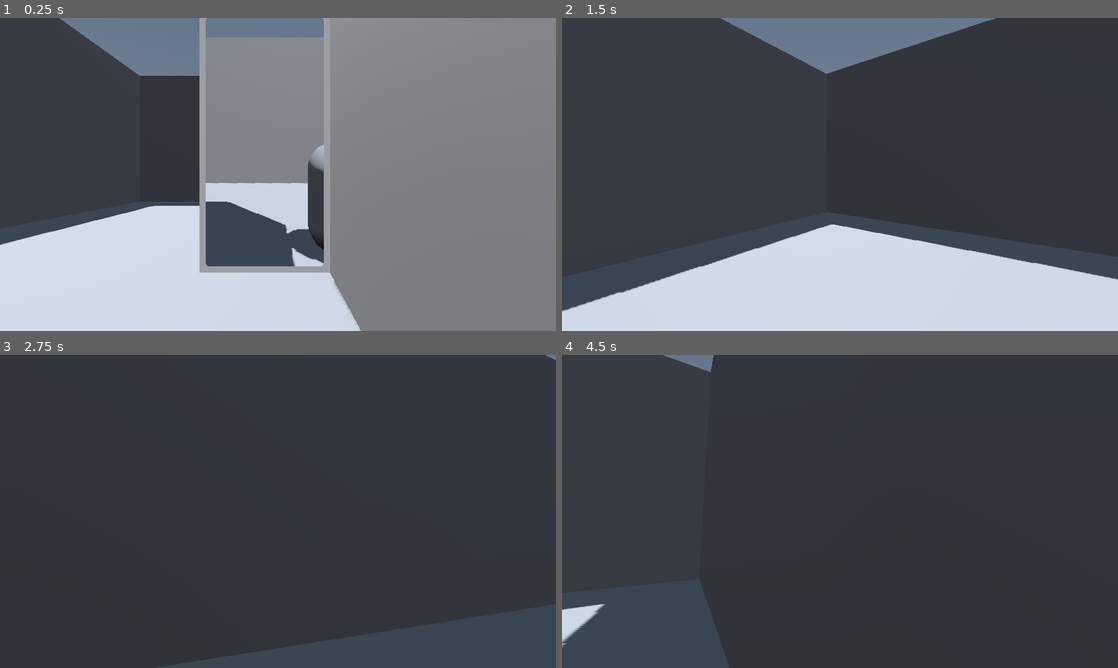
Above: before the commit, frames 1-4 (two rows, left to right).
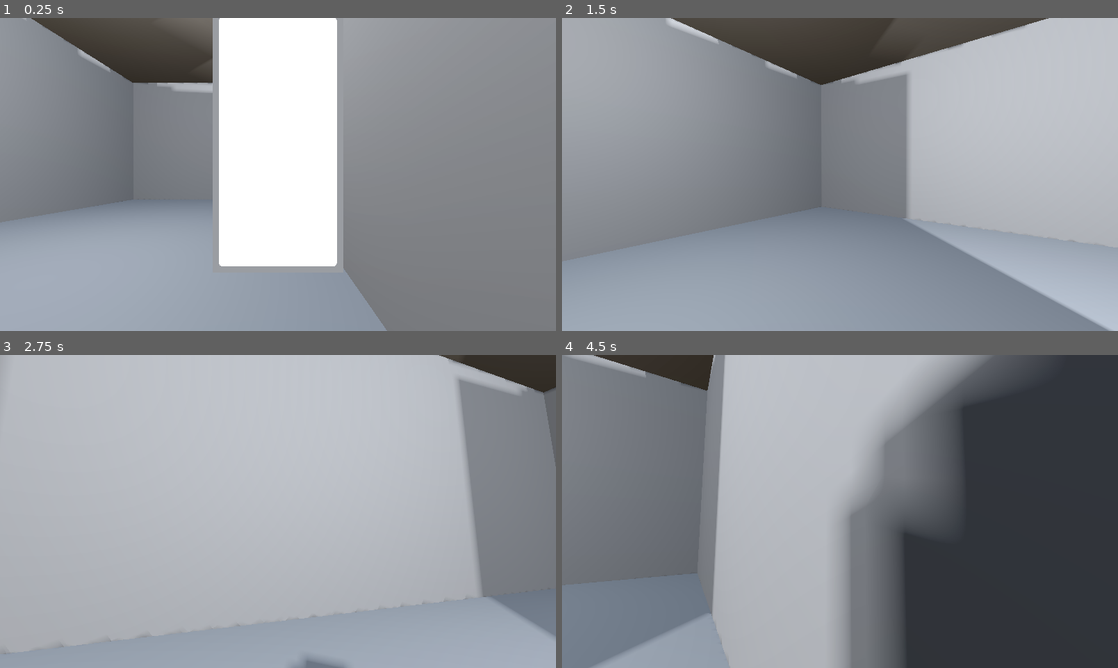
Above: after the commit, the same moments.

Repository: brenioks/portals
Game: Godot game, scene res://assets/levels/lvl1.tscn
The game is run twice, just before and just after one commit, with the same random seed, the same clock (stepped at 60 frames per second) and the same inputs.
Inputs (mouse positions are in pixels of both pictures, inside the frame that each line leads up to):
- Up to frame 1 (0.25 s): no input
- Up to frame 2 (1.5 s): tap Enter at 0.5 s; move the mouse to (867, 174) at 0.52 s; hold W (forward) from 0.53 s (still down); tap Space (jump) at 0.77 s; move the mouse to (812, 174) at 1.27 s
- Up to frame 3 (2.75 s): keep holding W (forward); tap Space (jump) at 1.52 s; move the mouse to (289, 505) at 2.02 s
- Up to frame 4 (4.5 s): keep holding W (forward); move the mouse to (834, 517) at 2.77 s; tap Space (jump) at 3.02, 3.77 s; move the mouse to (878, 514) at 3.52 s; move the mouse to (795, 508) at 4.27 s

The runs differ from the first frame. In frame 1, 60% of the frame differs, in the area x 0-70%, y 0-100%; in frame 2, 97%; in frame 3, 99%, in the area x 0-100%, y 0-100%; in frame 4, 67%.

Commit message:
Map enhacement
Enhanced the test map by using only one node
Made the portals actually show what the opposite is seeing

Diff:
--- a/assets/levels/lvl1.tscn
+++ b/assets/levels/lvl1.tscn
@@ -23,7 +23,7 @@
 glow_enabled = true
 
 [sub_resource type="ViewportTexture" id="ViewportTexture_f2nbl"]
-viewport_path = NodePath("SubViewport")
+viewport_path = NodePath("/root/@EditorNode@17122/@Panel@13/@VBoxContainer@14/@HSplitContainer@17/@HSplitContainer@25/@HSplitContainer@33/@VBoxContainer@34/@VSplitContainer@36/@VSplitContainer@61/@VBoxContainer@62/@PanelContainer@109/MainScreen/@CanvasItemEditor@9461/@VSplitContainer@9280/@HSplitContainer@9282/@HSplitContainer@9284/@Control@9285/@SubViewportContainer@9286/@SubViewport@9287/World/PORTALS/PortalA/SubViewport")
 
 [sub_resource type="AnimatedTexture" id="AnimatedTexture_30bv6"]
 frames = 4
@@ -64,7 +64,7 @@
 point_size = 13.9
 
 [sub_resource type="ViewportTexture" id="ViewportTexture_5uml2"]
-viewport_path = NodePath("SubViewport")
+viewport_path = NodePath("/root/@EditorNode@17122/@Panel@13/@VBoxContainer@14/@HSplitContainer@17/@HSplitContainer@25/@HSplitContainer@33/@VBoxContainer@34/@VSplitContainer@36/@VSplitContainer@61/@VBoxContainer@62/@PanelContainer@109/MainScreen/@CanvasItemEditor@9461/@VSplitContainer@9280/@HSplitContainer@9282/@HSplitContainer@9284/@Control@9285/@SubViewportContainer@9286/@SubViewport@9287/World/PORTALS/PortalB/SubViewport")
 
 [sub_resource type="StandardMaterial3D" id="StandardMaterial3D_weyux"]
 resource_local_to_scene = true
@@ -104,44 +104,35 @@
 
 [node name="Ilumination" type="Node" parent="ENVIRONMENT"]
 
-[node name="DirectionalLight3D" type="DirectionalLight3D" parent="ENVIRONMENT/Ilumination"]
-transform = Transform3D(0.707107, -0.664463, 0.241845, 0, 0.34202, 0.939693, -0.707107, -0.664463, 0.241845, 0, 0, 0)
-shadow_enabled = true
-
 [node name="WorldEnvironment" type="WorldEnvironment" parent="ENVIRONMENT/Ilumination"]
 environment = SubResource("Environment_mfp7y")
 
+[node name="OmniLight3D" type="OmniLight3D" parent="ENVIRONMENT/Ilumination"]
+transform = Transform3D(0.645218, 0, 0.763999, 0, 1, 0, -0.763999, 0, 0.645218, 5, 5.6, 0)
+light_energy = 2.616
+shadow_enabled = true
+omni_range = 34.342
+
+[node name="OmniLight3D2" type="OmniLight3D" parent="ENVIRONMENT/Ilumination"]
+transform = Transform3D(0.645218, 0, 0.763999, 0, 1, 0, -0.763999, 0, 0.645218, -4.7, 5.6, 0)
+light_energy = 2.616
+shadow_enabled = true
+omni_range = 34.342
+
 [node name="Map" type="Node" parent="ENVIRONMENT"]
 
-[node name="CSGBox3D" type="CSGBox3D" parent="ENVIRONMENT/Map"]
-transform = Transform3D(1, 0, 0, 0, 1, 0, 0, 0, 1, 0, -0.5, 0)
+[node name="CSGBox3D2" type="CSGBox3D" parent="ENVIRONMENT/Map"]
+transform = Transform3D(1, 0, 0, 0, 1, 0, 0, 0, 1, 0, 3.5, 0)
+cast_shadow = 2
 use_collision = true
-size = Vector3(20, 1, 20)
-
-[node name="CSGBox3D4" type="CSGBox3D" parent="ENVIRONMENT/Map"]
-transform = Transform3D(1, 0, 0, 0, 1, 0, 0, 0, 1, 0, 3.5, -9.5)
+flip_faces = true
+size = Vector3(20, 7, 20)
+metadata/_edit_lock_ = true
+
+[node name="CSGBox3D6" type="CSGBox3D" parent="ENVIRONMENT/Map"]
+transform = Transform3D(1, 0, 0, 0, 1, 0, 0, 0, 1, 0, 3, 0)
 use_collision = true
-size = Vector3(18, 7, 1)
-
-[node name="CSGBox3D5" type="CSGBox3D" parent="ENVIRONMENT/Map"]
-transform = Transform3D(1, 0, 0, 0, 1, 0, 0, 0, 1, 0, 3.5, 9.5)
-use_collision = true
-size = Vector3(18, 7, 1)
-
-[node name="CSGBox3D2" type="CSGBox3D" parent="ENVIRONMENT/Map"]
-transform = Transform3D(1, 0, 0, 0, 1, 0, 0, 0, 1, -9.5, 3.5, 0)
-use_collision = true
-size = Vector3(1, 7, 20)
-
-[node name="CSGBox3D3" type="CSGBox3D" parent="ENVIRONMENT/Map"]
-transform = Transform3D(1, 0, 0, 0, 1, 0, 0, 0, 1, 9.5, 3.5, 0)
-use_collision = true
-size = Vector3(1, 7, 20)
-
-[node name="CSGBox3D6" type="CSGBox3D" parent="ENVIRONMENT/Map"]
-transform = Transform3D(1, 0, 0, 0, 1, 0, 0, 0, 1, 0, 3.5, 0)
-use_collision = true
-size = Vector3(1, 7, 9)
+size = Vector3(0.5, 6, 9)
 
 [node name="PORTALS" type="Node" parent="."]
 script = ExtResource("1_0t7j2")
@@ -151,17 +142,25 @@
 transform = Transform3D(-1, 0, 8.74228e-08, 0, 1, 0, -8.74228e-08, 0, -1, -1.5, 0, -1.31134e-07)
 
 [node name="Mesh" parent="PORTALS/PortalA" index="0"]
+transform = Transform3D(1, 0, 0, 0, 1, 0, 0, 0, 1, -0.2, 2, 1.74846e-08)
 surface_material_override/0 = SubResource("StandardMaterial3D_xl2e4")
 
+[node name="Camera" parent="PORTALS/PortalA/SubViewport" index="0"]
+transform = Transform3D(1, 0, 0, 0, 1, 0, 0, 0, 1, 1.3, 2, 1.31134e-07)
+
 [node name="PortalB" parent="PORTALS" instance=ExtResource("2_c53dn")]
 unique_name_in_owner = true
 transform = Transform3D(-1, 0, 8.74228e-08, 0, 1, 0, -8.74228e-08, 0, -1, 1.5, 0, 1.31134e-07)
 
 [node name="Mesh" parent="PORTALS/PortalB" index="0"]
+transform = Transform3D(1, 0, 0, 0, 1, 0, 0, 0, 1, 0.2, 2, -1.74846e-08)
 surface_material_override/0 = SubResource("StandardMaterial3D_weyux")
 
+[node name="Camera" parent="PORTALS/PortalB/SubViewport" index="0"]
+transform = Transform3D(1, 0, 0, 0, 1, 0, 0, 0, 1, -1.3, 2, -1.31134e-07)
+
 [node name="Player" parent="." instance=ExtResource("1_qsemo")]
-transform = Transform3D(-1, 0, -8.74228e-08, 0, 1, 0, 8.74228e-08, 0, -1, 1.29814, 0, -3.41256)
+transform = Transform3D(-1, 0, -8.74228e-08, 0, 1, 0, 8.74228e-08, 0, -1, 1.29814, 3.81179e-05, -3.41256)
 
 [node name="GUI" type="CanvasLayer" parent="."]
 script = ExtResource("8_6qncl")
@@ -254,6 +253,7 @@
 expand_mode = 3
 
 [node name="Label" type="Label" parent="GUI/PortalsView/PortalB"]
+layout_mode = 0
 offset_right = 62.0
 offset_bottom = 23.0
 text = "P. B
@@ -266,4 +266,3 @@
 
 [editable path="PORTALS/PortalA"]
 [editable path="PORTALS/PortalB"]
-[editable path="Player"]
--- a/assets/scripts/player.gd
+++ b/assets/scripts/player.gd
@@ -1,5 +1,5 @@
+
 extends CharacterBody3D
-
 
 const SPEED 		= 5.0
 const JUMP_VELOCITY = 4.5
--- a/assets/scripts/portals.gd
+++ b/assets/scripts/portals.gd
@@ -1,3 +1,4 @@
+@tool
 extends Node
 
 @onready var PortalA = %PortalA
@@ -10,3 +11,12 @@
 
 	PortalA.get_node("Mesh").get_active_material(0).albedo_texture.viewport_path = PortalAViewport
 	PortalB.get_node("Mesh").get_active_material(0).albedo_texture.viewport_path = PortalBViewport
+
+func _physics_process(_delta):
+	var PortalAMesh = PortalA.get_node("Mesh")
+	var PortalBMesh = PortalB.get_node("Mesh")
+	var PortalACamera = PortalA.get_node("SubViewport/Camera")
+	var PortalBCamera = PortalB.get_node("SubViewport/Camera")
+
+	PortalACamera.global_position = PortalBMesh.global_position
+	PortalBCamera.global_position = PortalAMesh.global_position
